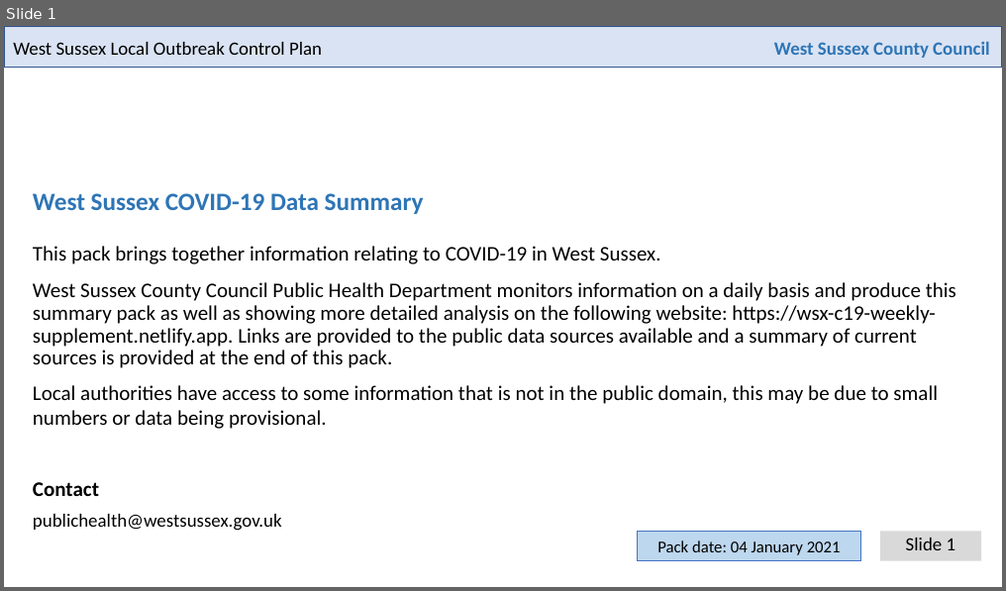
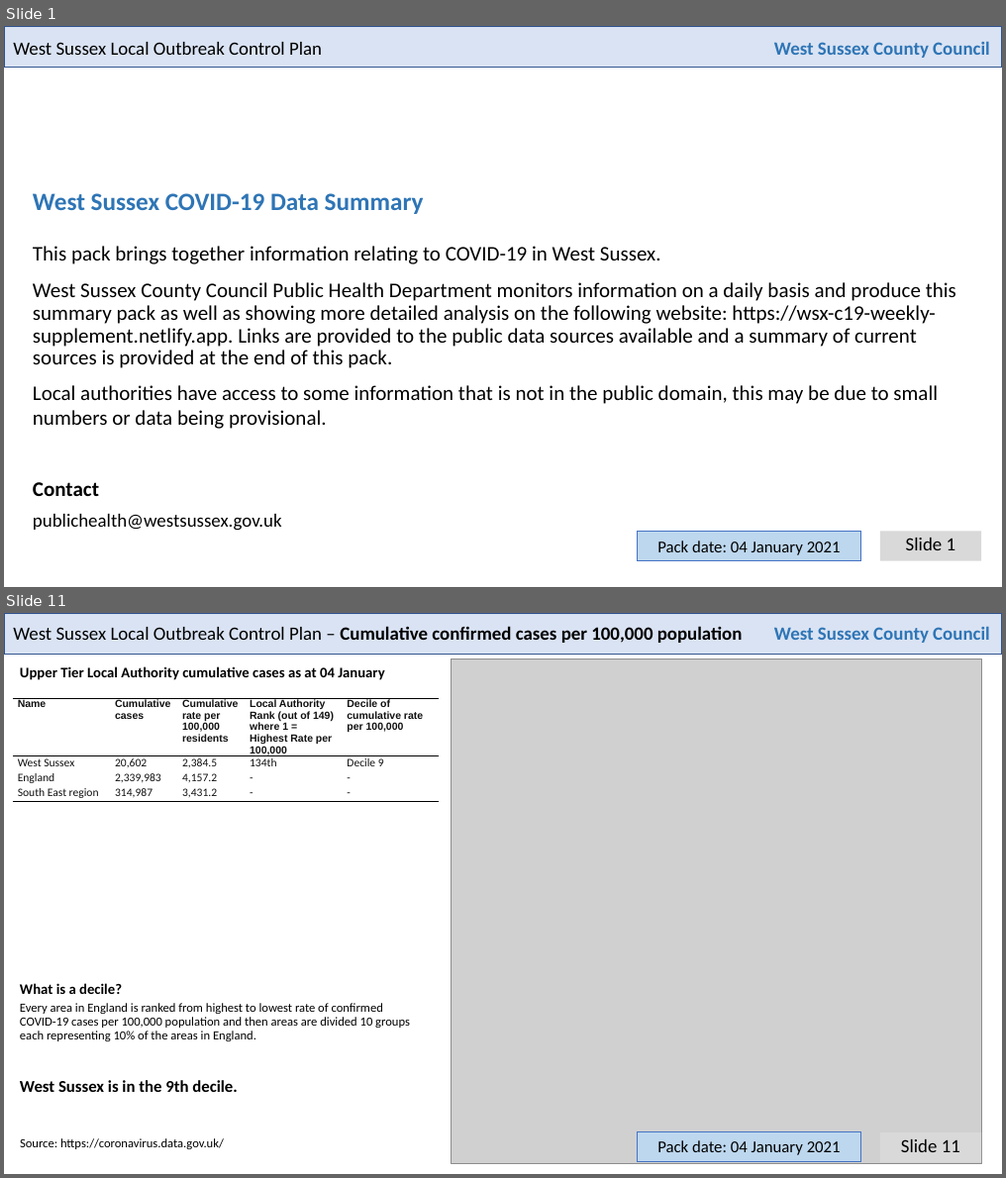
Before and after one commit to psychty/wsx_covid_datapack_public, a slide deck: Latest_West_Sussex_C19_slide_deck.pptx. Shown one above the other, each under a label of ours: slide 1 before the commit, slides 1 and 11 after it; the slides between them are not shown. The pictures are 1006x591 and 1006x1178 pixels, drawn with LibreOffice and Linux fonts; fonts in the diff are those of the drawing; grey boxes stand for pictures; background and template pictures are left out. Boxes give left, top, right and bottom in pixels: in the first picture for what was removed or moved away, otherwise in the second. Text is boxed around its words. In the diff, an @@ line names an element or a change of style, - is before the commit and + after.

```diff
--- a/Latest_West_Sussex_C19_slide_deck.pptx
+++ b/Latest_West_Sussex_C19_slide_deck.pptx
@@ slide 11 added at (4,613,1002,1174), background #FFFFFF; not listed: 1 template element that a slide beside it also shows @@
@@ text added at (13,626,743,643), 18 pt, text #000000, bold @@
+West Sussex Local Outbreak Control Plan – Cumulative confirmed cases per 100,000 population
@@ text added at (774,626,990,643), 18 pt, text #2E75B6, bold @@
+West Sussex County Council
@@ text added at (20,666,384,680), 14 pt, text #000000, bold @@
+Upper Tier Local Authority cumulative cases as at 04 January
@@ picture added at (450,659,982,1164) @@
@@ table added at (12,698,439,906), 4 rows, 5 columns @@
+Name | Cumulative cases | Cumulative rate per 100,000 residents | Local Authority Rank (out of 149) where 1 = Highest Rate per 100,000 | Decile of cumulative rate per 100,000
+West Sussex | 20,602 | 2,384.5 | 134th | Decile 9
+England | 2,339,983 | 4,157.2 | - | -
+South East region | 314,987 | 3,431.2 | - | -
@@ text added at (20,983,122,994), 14 pt, text #000000, bold @@
+What is a decile?
@@ text added at (20,1003,410,1042), 12 pt, text #000000 @@
+Every area in England is ranked from highest to lowest rate of confirmed COVID-19 cases per 100,000 population and then areas are divided 10 groups each representing 10% of the areas in England.
@@ text added at (20,1080,238,1092), 16 pt, text #000000, bold @@
+West Sussex is in the 9th decile.
@@ text added at (20,1139,224,1150), 12 pt, text #000000 @@
+Source: https://coronavirus.data.gov.uk/
@@ rectangle added at (638,1132,862,1161), fill #BDD7EE, outline #4472C4 0.75 pt, 16 pt, text #000000 @@
+Pack date: 04 January 2021
@@ text added at (880,1133,981,1162), fill #D9D9D9, 18 pt, text #000000 @@
+Slide 11
```
Also in this commit, not shown: 5 slides changed, 4 other slides added, 53 other files.
